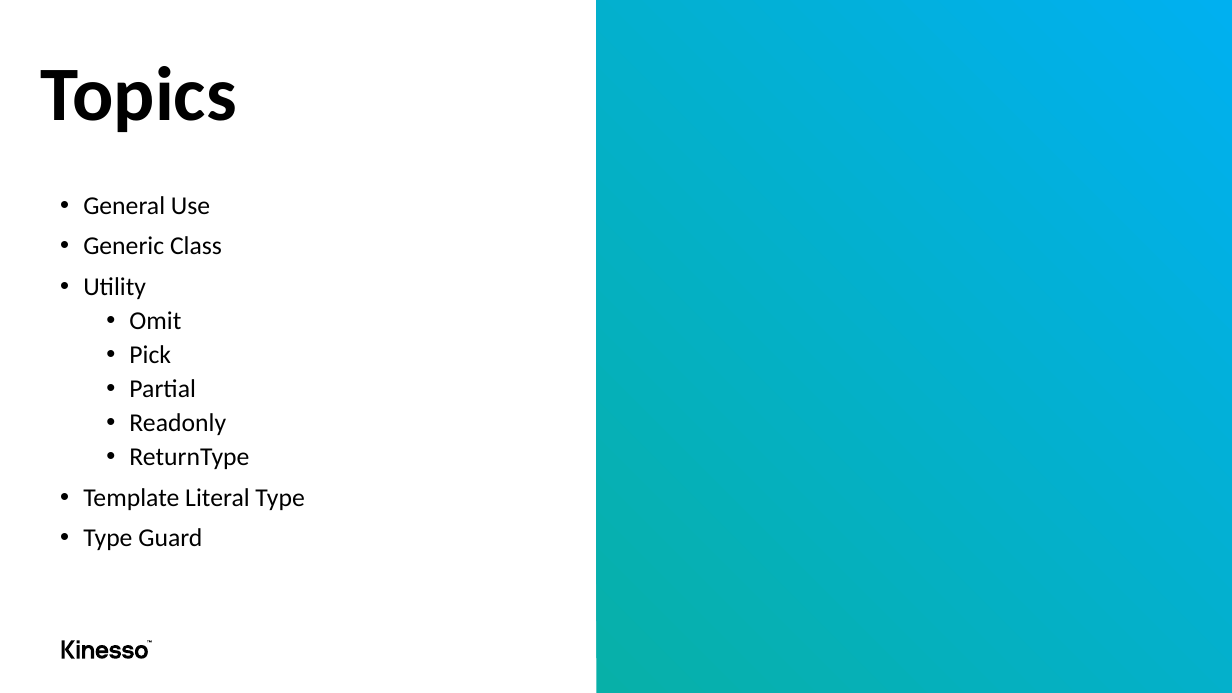
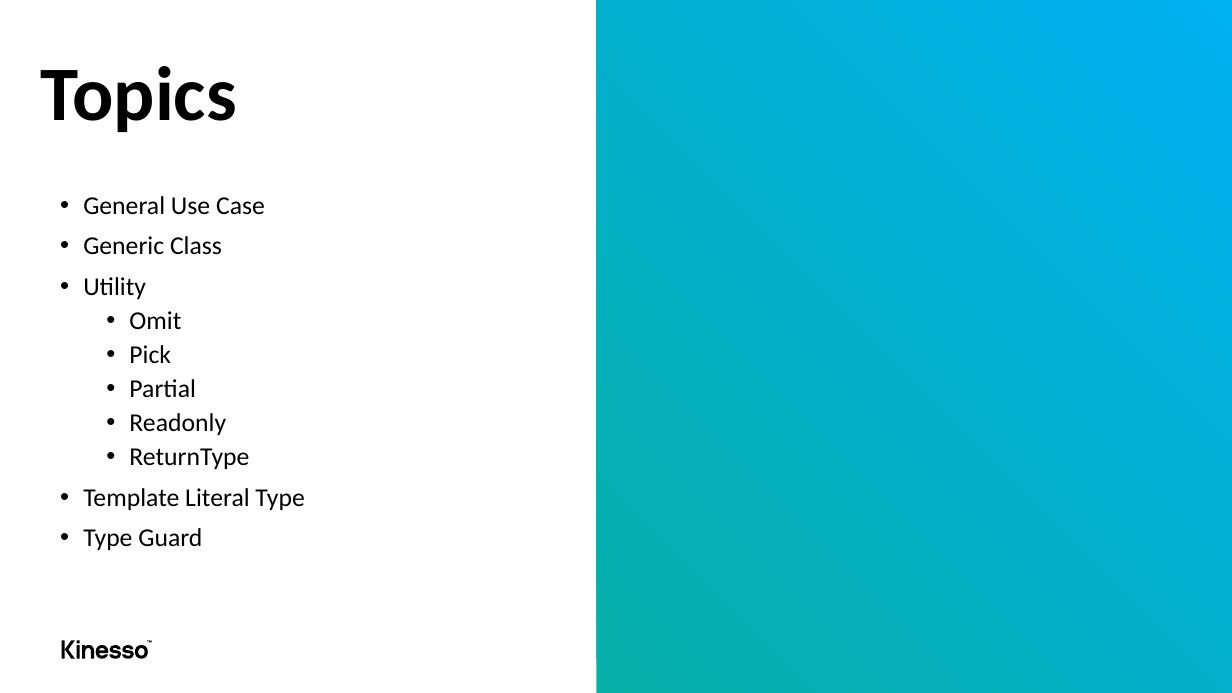
Before and after one commit to MehediKinesso50200/advance-typescript, a slide deck: slide 6 of advance-typescript.pptx. Drawn at 1232x693 pixels with LibreOffice and Linux fonts; fonts in the diff are those of the drawing. Boxes give left, top, right and bottom in pixels: in the first picture for what was removed or moved away, otherwise in the second. Text is boxed around its words. In the diff, an @@ line names an element or a change of style, - is before the commit and + after.

Commit message:
update presentation

```diff
--- a/advance-typescript.pptx
+++ b/advance-typescript.pptx
@@ text at (83, 196, 265, 214): text changed @@
-• General Use
+• General Use Case
```
